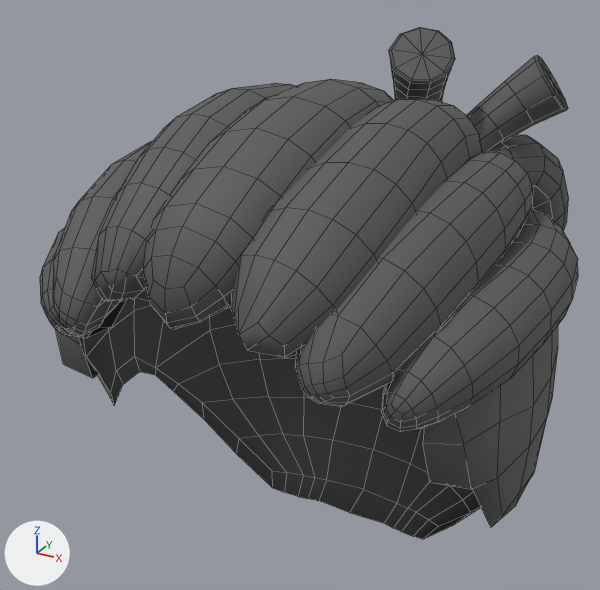
One commit to the FBX model Assets/BoZo_StylizedModularCharacters/Outfits/Base/HairBack/Outfit_HairBack_DreadBack/BSMC_Outfit_HairBack_DreadBack.fbx: the scene before it, then after it.
Before and after are seen from a 50 mm camera at (0.14, -0.272, 0.271) aimed at (-0.037, 0.049, 0.111). Arrows for +X, +Y and +Z are at lower left; the lights stay in place. Mesh edges are drawn as thin lines.

Script lines for the objects in view, before the commit:
```python
me_mesh = bpy.data.meshes.new('Mesh')
me_mesh.from_pydata(...)  # 2365 vertices, 2218 faces; spans x -9.6..9.6, y 0.7..22.8, z -24.8..9.9
me_mesh.materials.append(mat_bsmc_outfithairback_dreadback_mat)  # dark grey #5a5a5a
ob_bsmc_outfithairback_dreadback1 = bpy.data.objects.new('BSMC_OutfitHairBack_DreadBack1', me_mesh)
ob_bsmc_outfithairback_dreadback1.location = (0.0, 0.0, 0.0)
ob_bsmc_outfithairback_dreadback1.rotation_euler = (1.571, 0.0, 0.0)  # degrees (90, 0, 0)
ob_bsmc_outfithairback_dreadback1.scale = (0.01, 0.01, 0.01)
```
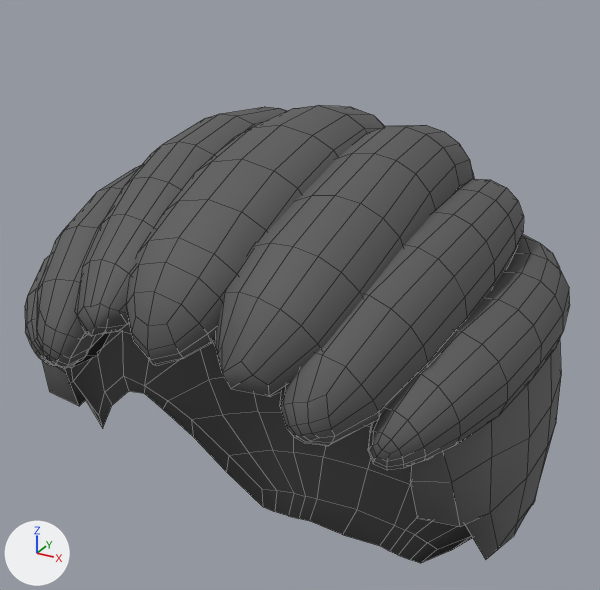
The newer file adds a shape key; the second version is drawn at full value of the shape key 'Tag_Helm' of 'HairBack_TiedDreads', and the change is written as the vertex moves it makes.

Boxes [x1, y1, x2, y2] around the edits, measured in the pictures (600 x 590 px; the box of a moved part takes in the faces that stretch with it):
'BSMC_OutfitHairBack_DreadBack1', reshaped (11% shorter)
    before: [40, 27, 578, 539]
    after: [25, 105, 570, 563]
part 1 of me_mesh, moved or reshaped (not visible afterwards)
    before: [486, 135, 569, 231]
part 2 of me_mesh, moved or reshaped
    before: [381, 209, 578, 432]
    after: [368, 234, 570, 470]
part 3 of me_mesh, moved or reshaped
    before: [229, 99, 482, 358]
    after: [212, 125, 474, 397]
part 4 of me_mesh, moved or reshaped
    before: [143, 79, 393, 329]
    after: [126, 105, 385, 366]
part 5 of me_mesh, moved or reshaped
    before: [40, 228, 127, 338]
    after: [25, 254, 110, 368]
part 6 of me_mesh, moved or reshaped (not visible afterwards)
    before: [466, 55, 568, 152]
part 7 of me_mesh, moved or reshaped (not visible afterwards)
    before: [389, 27, 455, 102]
part 8 of me_mesh, moved or reshaped
    before: [91, 83, 296, 302]
    after: [75, 107, 287, 336]
part 9 of me_mesh, moved or reshaped
    before: [53, 141, 533, 407]
    after: [36, 165, 524, 446]
part 10 of me_mesh, moved or reshaped
    before: [56, 298, 558, 539]
    after: [42, 331, 561, 563]

What changed in the scene script:
```text
Change me_mesh:
    used by ob_bsmc_outfithairback_dreadback1; location = (0.0, 0.0, 0.0); rotation_euler = (1.571, 0.0, 0.0), in degrees (90, 0, 0); scale = (0.01, 0.01, 0.01)
    remove me_mesh.from_pydata(...)  # 2365 vertices, 2218 faces; spans x -9.6..9.6, y 0.7..22.8, z -24.8..9.9
    add me_mesh.from_pydata(...)  # 2365 vertices, 2218 faces; spans x -9.6..9.6, y -0.1..21.4, z -9.4..10.8
    me_mesh part 1: the loose piece of 109 vertices spanning x -0.6..5.0, y 9.5..17.2, z -24.8..-9.4 is scaled about its middle by 0.0548, then moved by (-1.9, -0.5, 9.9)
    me_mesh part 2: the loose piece of 216 vertices spanning x 0.0..9.6, y 12.6..17.5, z -9.9..8.1 is moved by (0.0, -0.8, 0.9)
    me_mesh part 3: the loose piece of 141 vertices spanning x -0.7..5.6, y 13.4..21.7, z -9.3..9.5 is moved by (0.0, -0.8, 0.9)
    me_mesh part 4: the loose piece of 235 vertices spanning x -2.5..2.5, y 13.3..22.2, z -10.0..9.9 is moved by (0.0, -0.8, 0.9)
    me_mesh part 5: the loose piece of 212 vertices spanning x -9.6..0.0, y 12.6..17.5, z -9.9..8.0 is moved by (0.0, -0.8, 0.9)
    me_mesh part 6: the loose piece of 71 vertices spanning x -0.9..5.4, y 14.2..21.4, z -18.1..-10.4 is scaled about its middle by 0.0548, then moved by (-2.0, -4.8, 7.2)
    me_mesh part 7: the loose piece of 111 vertices spanning x -2.7..1.0, y 14.2..22.8, z -14.9..-10.1 is scaled about its middle by 0.0548, then moved by (0.9, -5.4, 5.5)
    me_mesh part 8: the loose piece of 166 vertices spanning x -5.5..1.2, y 12.6..21.7, z -9.7..9.6 is moved by (0.0, -0.8, 0.9)
    me_mesh part 9: the loose piece of 398 vertices spanning x -7.6..7.6, y 12.7..19.9, z -10.3..9.3 is moved by (0.0, -0.8, 0.9)
    me_mesh part 10: 151 of 2365 vertices moved; they spanned x -9.4..9.4, y 0.7..15.3, z -9.0..6.8 and now span x -9.6..9.6, y -0.1..14.5, z -8.5..7.7; mean shift (0.0, -0.8, 0.6); largest move (7.0, 14.7, 6.8) -> (7.0, 13.9, 7.7)
```
